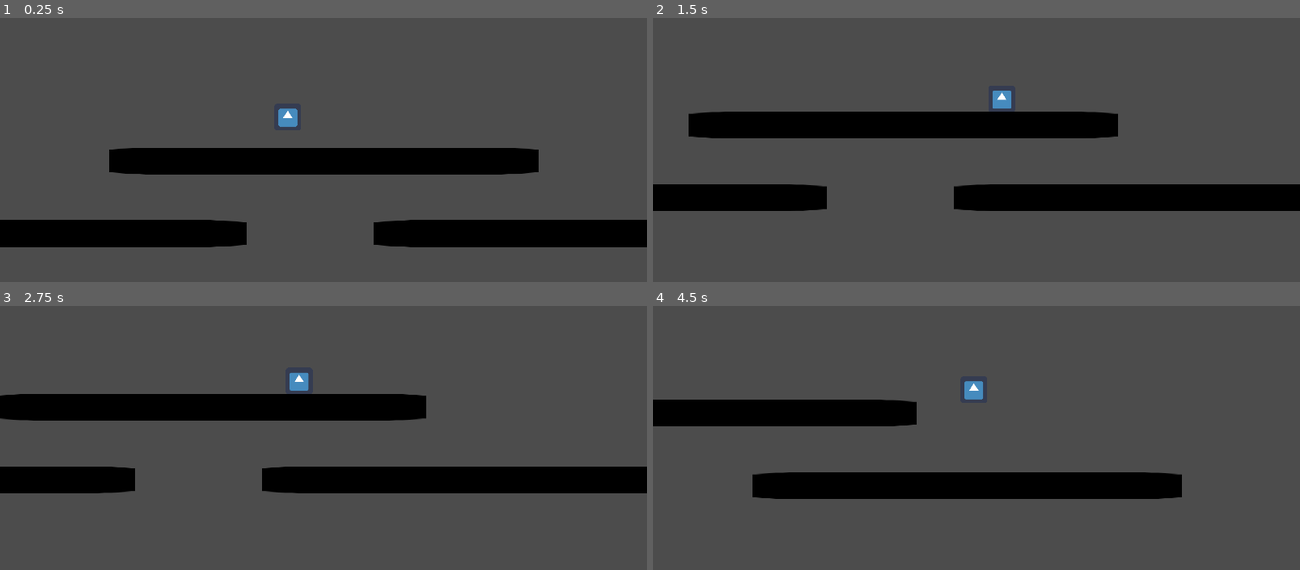
Above: before the commit, frames 1-4 (two rows, left to right).
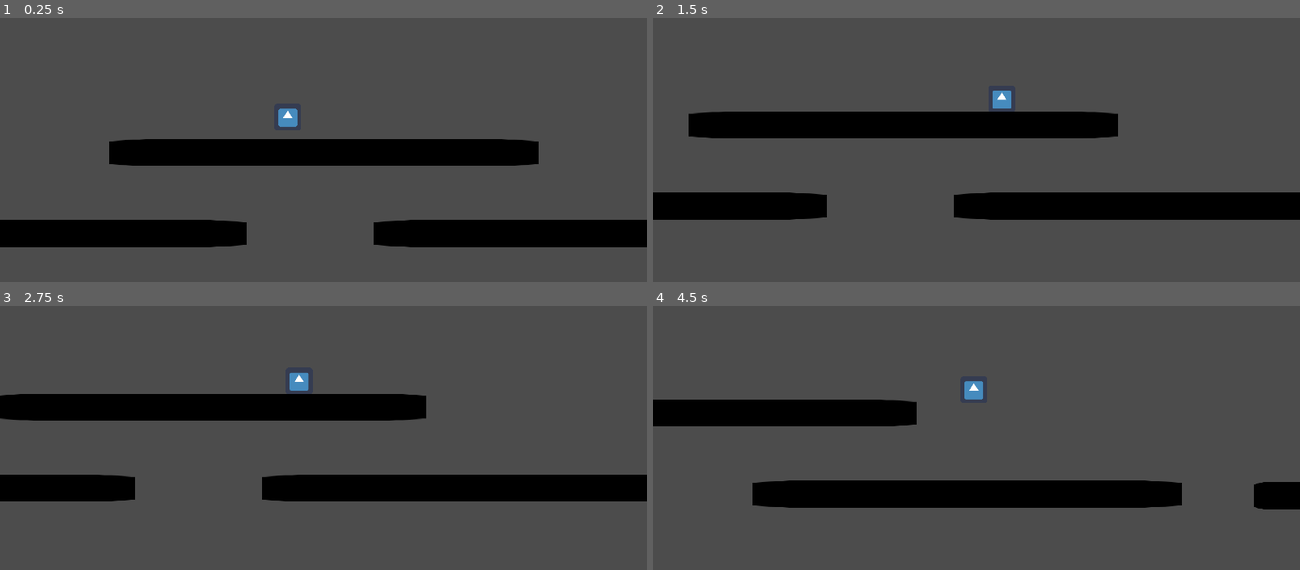
Above: after the commit, the same moments.

Repository: dodo3142/WinterGameJam
Game: Godot game, scene res://Scenes/TestLevel.tscn
The game is run twice, just before and just after one commit, with the same random seed, the same clock (stepped at 60 frames per second) and the same inputs. The engine's default icon, where the game draws it, is replaced by a stand-in: a white triangle on a blue panel in a dark square.
Inputs:
- Up to frame 1 (0.25 s): no input
- Up to frame 2 (1.5 s): hold Right (Right) from 0.53 s (still down); tap Z (Jump) at 0.77 s
- Up to frame 3 (2.75 s): tap Z (Jump) at 1.52 s; release Right (Right) at 2.03 s; hold Left (Left) from 2.03 s (still down)
- Up to frame 4 (4.5 s): release Left (Left) at 2.78 s; hold Right (Right) 2.78-4.28 s; tap Z (Jump) at 3.02, 3.77 s; hold Left (Left) from 4.28 s (still down)

The runs differ from the first frame. In frame 1, 4.4% of the frame differs, in the area x 16-84%, y 45-60%; in frame 2, 5.2%, in the area x 0-100%, y 62-77%; in frame 3, 5.0%; in frame 4, 5.0%.

Commit message:
level change
bruh bruh jit bruh

Diff:
--- a/WinterGameJam/Scenes/TestLevel.tscn
+++ b/WinterGameJam/Scenes/TestLevel.tscn
@@ -7,11 +7,23 @@
 extents = Vector2( 85.1667, 31 )
 
 [sub_resource type="RectangleShape2D" id=2]
-extents = Vector2( 85.1667, 31 )
+extents = Vector2( 114.667, 31 )
 
 [sub_resource type="RectangleShape2D" id=3]
 extents = Vector2( 30.0833, 31 )
 
+[sub_resource type="RectangleShape2D" id=7]
+extents = Vector2( 22.1667, 31 )
+
+[sub_resource type="RectangleShape2D" id=4]
+extents = Vector2( 51.5, 268 )
+
+[sub_resource type="RectangleShape2D" id=5]
+extents = Vector2( 28.1667, 175.5 )
+
+[sub_resource type="RectangleShape2D" id=6]
+extents = Vector2( 28.1667, 97 )
+
 [node name="TestLevel" type="Node2D"]
 
 [node name="Player" parent="." instance=ExtResource( 1 )]
@@ -20,7 +32,7 @@
 [node name="blocks" type="Node2D" parent="."]
 
 [node name="block" type="StaticBody2D" parent="blocks"]
-position = Vector2( 0, -1 )
+position = Vector2( 0, -21 )
 scale = Vector2( 6, 1 )
 __meta__ = {
 "_edit_group_": true
@@ -78,13 +90,13 @@
 }
 
 [node name="CollisionShape2D" type="CollisionShape2D" parent="blocks/block4"]
-position = Vector2( 5.5, 0 )
+position = Vector2( 35, 0 )
 shape = SubResource( 2 )
 
 [node name="Sprite" type="Sprite" parent="blocks/block4"]
 modulate = Color( 0, 0, 0, 1 )
-position = Vector2( 5.58333, 0 )
-scale = Vector2( 2.65365, 1 )
+position = Vector2( 35.0833, 0 )
+scale = Vector2( 3.57552, 1 )
 texture = ExtResource( 2 )
 
 [node name="block5" type="StaticBody2D" parent="blocks"]
@@ -103,3 +115,122 @@
 position = Vector2( -49.6667, 0 )
 scale = Vector2( 0.927083, 1 )
 texture = ExtResource( 2 )
+
+[node name="block6" type="StaticBody2D" parent="blocks"]
+position = Vector2( -1162, 620 )
+scale = Vector2( 6, 1 )
+__meta__ = {
+"_edit_group_": true
+}
+
+[node name="CollisionShape2D" type="CollisionShape2D" parent="blocks/block6"]
+position = Vector2( -49.5833, 0 )
+shape = SubResource( 3 )
+
+[node name="Sprite" type="Sprite" parent="blocks/block6"]
+modulate = Color( 0, 0, 0, 1 )
+position = Vector2( -49.6667, 0 )
+scale = Vector2( 0.927083, 1 )
+texture = ExtResource( 2 )
+
+[node name="block7" type="StaticBody2D" parent="blocks"]
+position = Vector2( -1647, 468 )
+scale = Vector2( 6, 1 )
+__meta__ = {
+"_edit_group_": true
+}
+
+[node name="CollisionShape2D" type="CollisionShape2D" parent="blocks/block7"]
+position = Vector2( -49.5833, 0 )
+shape = SubResource( 3 )
+
+[node name="Sprite" type="Sprite" parent="blocks/block7"]
+modulate = Color( 0, 0, 0, 1 )
+position = Vector2( -49.6667, 0 )
+scale = Vector2( 0.927083, 1 )
+texture = ExtResource( 2 )
+
+[node name="block12" type="StaticBody2D" parent="blocks"]
+position = Vector2( 1820, 176 )
+scale = Vector2( 6, 1 )
+__meta__ = {
+"_edit_group_": true
+}
+
+[node name="CollisionShape2D" type="CollisionShape2D" parent="blocks/block12"]
+position = Vector2( -57.5, 0 )
+shape = SubResource( 7 )
+
+[node name="Sprite" type="Sprite" parent="blocks/block12"]
+modulate = Color( 0, 0, 0, 1 )
+position = Vector2( -57.5, 0 )
+scale = Vector2( 0.682292, 1 )
+texture = ExtResource( 2 )
+
+[node name="block8" type="StaticBody2D" parent="blocks"]
+position = Vector2( -1122, 300 )
+scale = Vector2( 6, 1 )
+__meta__ = {
+"_edit_group_": true
+}
+
+[node name="CollisionShape2D" type="CollisionShape2D" parent="blocks/block8"]
+position = Vector2( -49.5833, 0 )
+shape = SubResource( 3 )
+
+[node name="Sprite" type="Sprite" parent="blocks/block8"]
+modulate = Color( 0, 0, 0, 1 )
+position = Vector2( -49.6667, 0 )
+scale = Vector2( 0.927083, 1 )
+texture = ExtResource( 2 )
+
+[node name="block9" type="StaticBody2D" parent="blocks"]
+position = Vector2( 2273, 260 )
+scale = Vector2( 6, 1 )
+__meta__ = {
+"_edit_group_": true
+}
+
+[node name="CollisionShape2D" type="CollisionShape2D" parent="blocks/block9"]
+position = Vector2( -28.1667, 237 )
+shape = SubResource( 4 )
+
+[node name="Sprite" type="Sprite" parent="blocks/block9"]
+modulate = Color( 0, 0, 0, 1 )
+position = Vector2( -27.0833, 236.5 )
+scale = Vector2( 1.63281, 8.39063 )
+texture = ExtResource( 2 )
+
+[node name="block10" type="StaticBody2D" parent="blocks"]
+position = Vector2( 1934, 258 )
+scale = Vector2( 6, 1 )
+__meta__ = {
+"_edit_group_": true
+}
+
+[node name="CollisionShape2D" type="CollisionShape2D" parent="blocks/block10"]
+position = Vector2( -51.5, 329.5 )
+shape = SubResource( 5 )
+
+[node name="Sprite" type="Sprite" parent="blocks/block10"]
+modulate = Color( 0, 0, 0, 1 )
+position = Vector2( -51.1667, 330.5 )
+scale = Vector2( 0.880208, 5.45312 )
+texture = ExtResource( 2 )
+
+[node name="block11" type="StaticBody2D" parent="blocks"]
+position = Vector2( 1596, 258 )
+scale = Vector2( 6, 1 )
+__meta__ = {
+"_edit_group_": true
+}
+
+[node name="CollisionShape2D" type="CollisionShape2D" parent="blocks/block11"]
+position = Vector2( -51.5, 408 )
+shape = SubResource( 6 )
+
+[node name="Sprite" type="Sprite" parent="blocks/block11"]
+modulate = Color( 0, 0, 0, 1 )
+position = Vector2( -51.1667, 408.5 )
+scale = Vector2( 0.880208, 3.01563 )
+texture = ExtResource( 2 )
Not shown: 1 places in WinterGameJam/Scenes/TestLevel.tscn that only renumber resources
